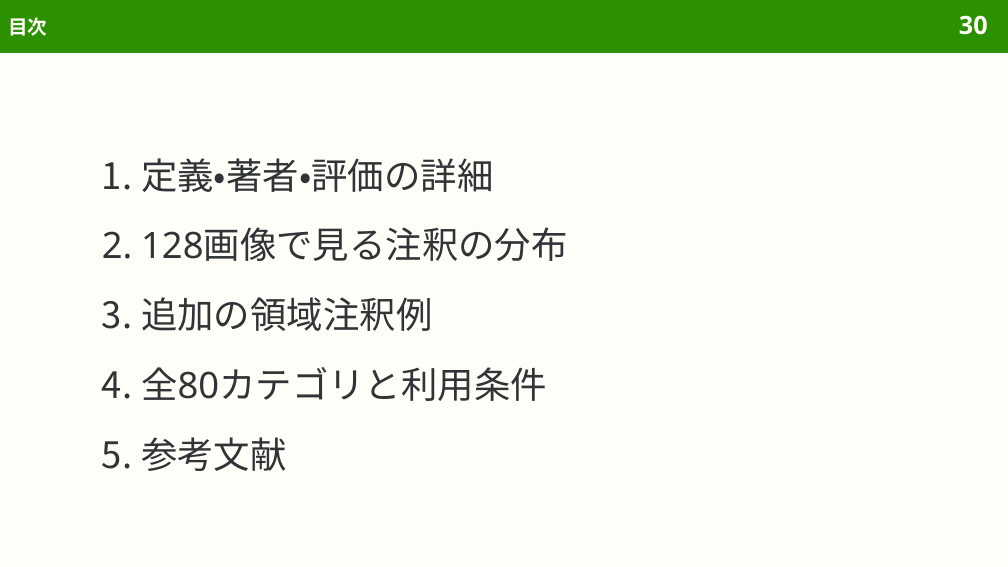
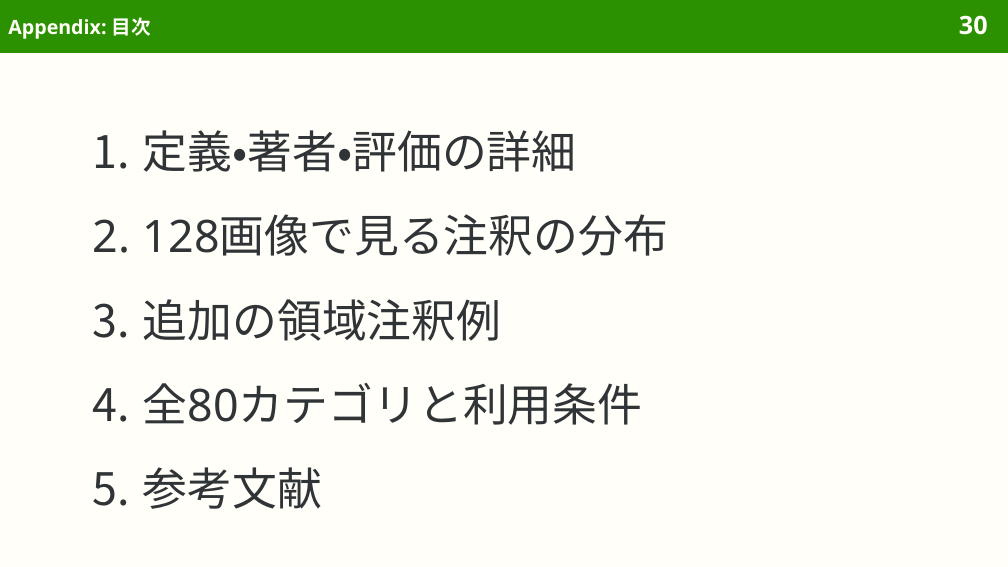
Before and after one commit to sasakiy84/datasets-in-10-minutes, a slide deck: slide 30 of slides/datasets-in-10-minutes-coco.pptx. Drawn at 1008x567 pixels with LibreOffice and Linux fonts; fonts in the diff are those of the drawing. Boxes give left, top, right and bottom in pixels: in the first picture for what was removed or moved away, otherwise in the second. Text is boxed around its words. In the diff, an @@ line names an element or a change of style, - is before the commit and + after.

```diff
--- a/slides/datasets-in-10-minutes-coco.pptx
+++ b/slides/datasets-in-10-minutes-coco.pptx
@@ title at (8, 17, 151, 39): text changed @@
-目次
+Appendix: 目次
@@ text "定義・著者・評価の詳細": place and size @@
-text "定義・著者・評価の詳細" at (141, 158, 568, 471)
+text "定義・著者・評価の詳細" at (143, 130, 668, 509)
@@ text "定義・著者・評価の詳細" at (143, 130, 668, 509): size 26 to 32 pt; indent changed; more space between paragraphs @@
```
Also in this commit, not shown: 5 other slides changed, 3 other files.
